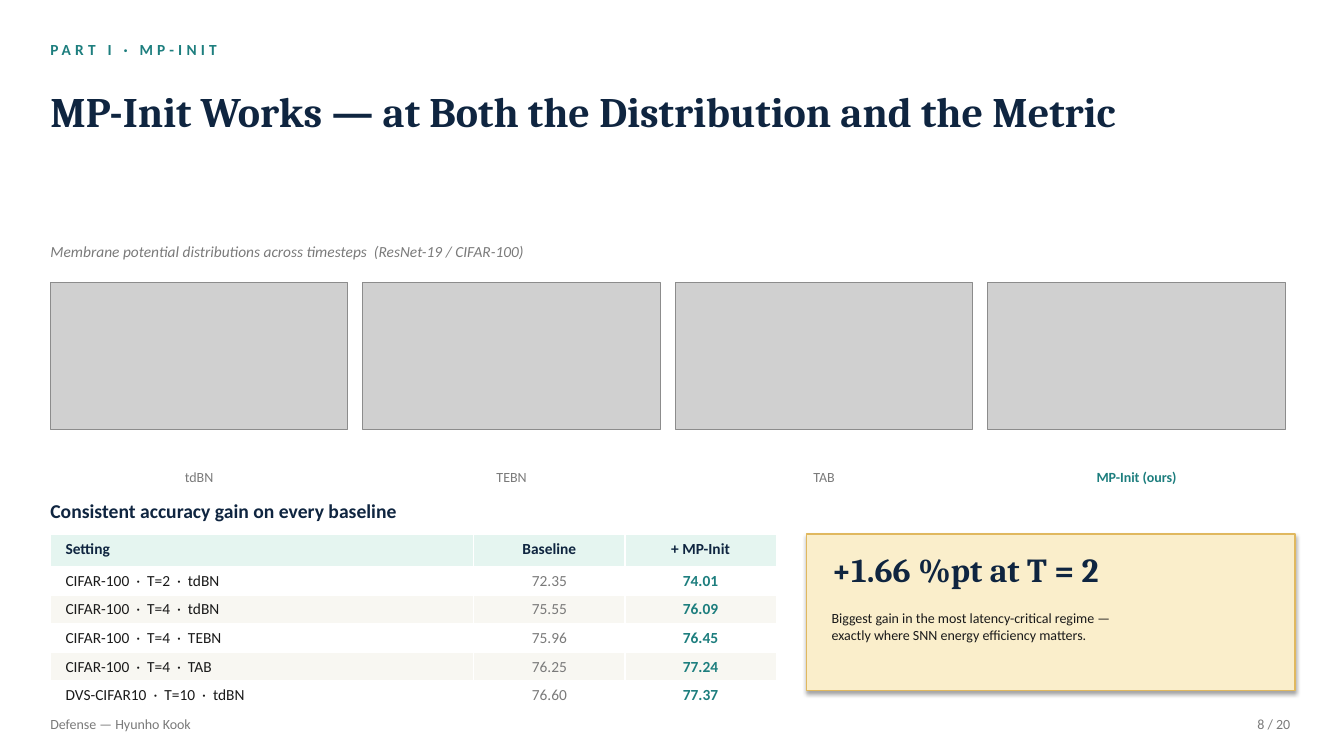
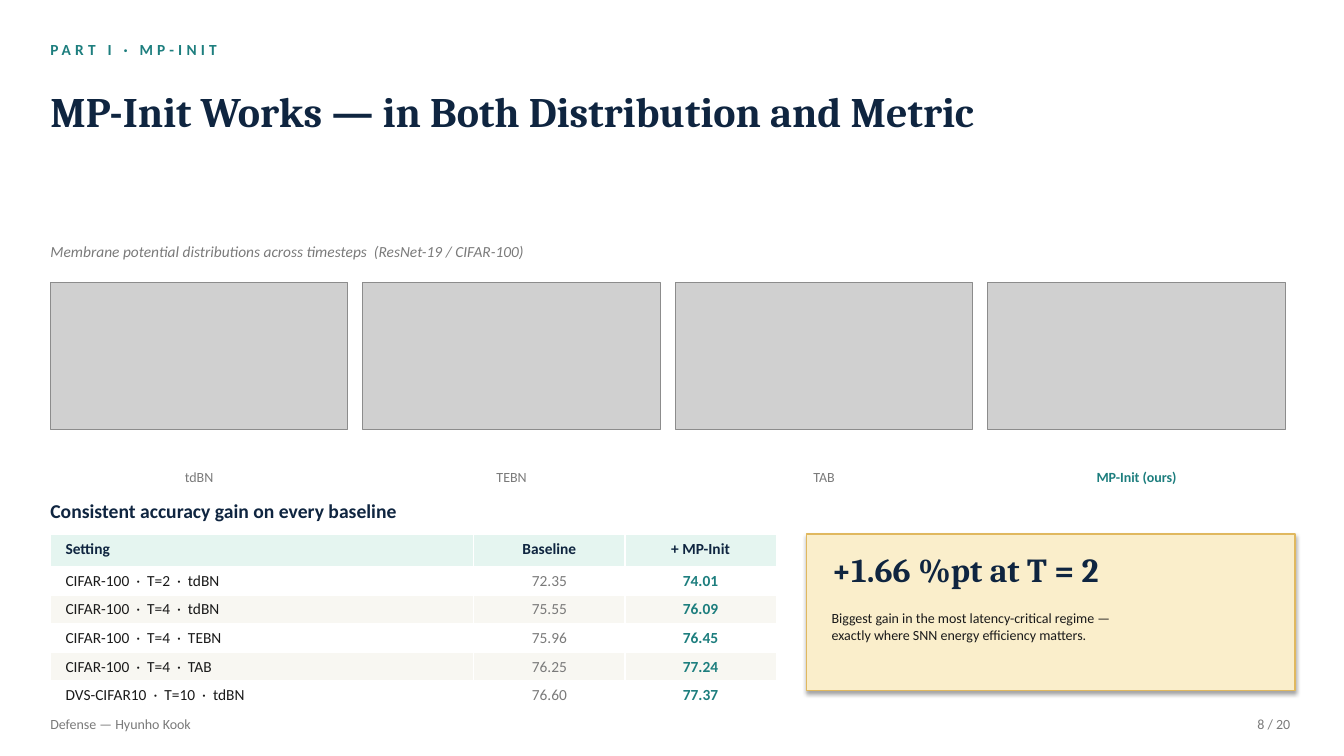
Before and after one commit to kookhh0827/POSTECH_thesis_template_latex, a slide deck: slide 8 of Hyunho_Kook_Master_Defense.pptx. Drawn at 1344x756 pixels with LibreOffice and Linux fonts; fonts in the diff are those of the drawing; grey boxes stand for pictures. Boxes give left, top, right and bottom in pixels: in the first picture for what was removed or moved away, otherwise in the second. Text is boxed around its words. In the diff, an @@ line names an element or a change of style, - is before the commit and + after.

```diff
--- a/Hyunho_Kook_Master_Defense.pptx
+++ b/Hyunho_Kook_Master_Defense.pptx
@@ text at (50, 97, 974, 128): text changed @@
-MP-Init Works — at Both the Distribution and the Metric
+MP-Init Works — in Both Distribution and Metric
```
Also in this commit, not shown: 11 other slides changed, 2 other files.
